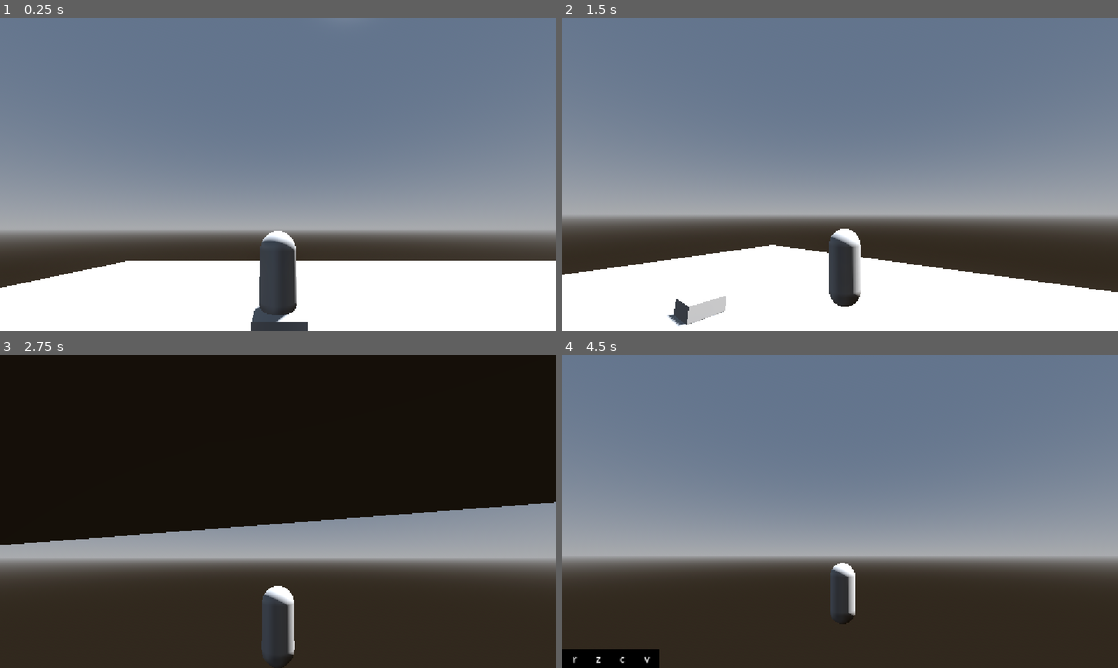
Above: before the commit, frames 1-4 (two rows, left to right).
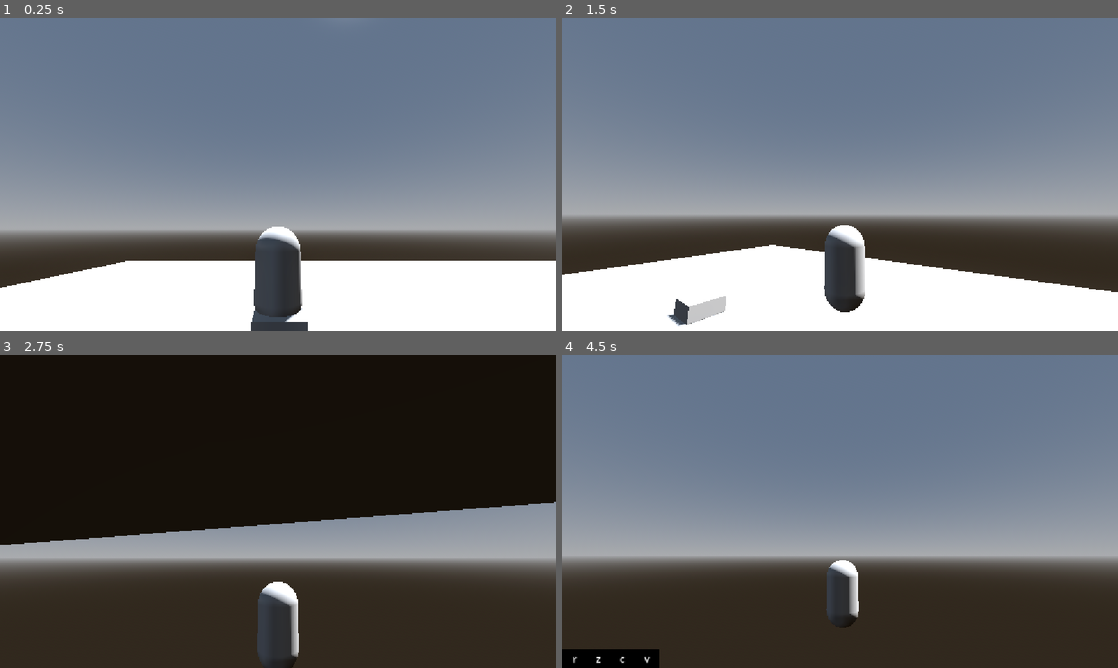
Above: after the commit, the same moments.

Repository: Elden913/noegnud
Game: Godot game, scene res://scenes/input_testing.tscn
Same seed, same stepped clock (60 frames per second), same inputs: the game is played once before the commit and once after it.
Inputs (mouse positions are in pixels of both pictures, inside the frame that each line leads up to):
- Up to frame 1 (0.25 s): no input
- Up to frame 2 (1.5 s): tap Enter at 0.5 s; move the mouse to (962, 158) at 0.52 s; hold D (player_right) 0.53-1.28 s; click (962, 158) at 0.6 s; tap Space (player_jump) at 0.77 s; move the mouse to (812, 174) at 1.27 s; hold W (player_forward) from 1.28 s (still down); click (812, 174) at 1.35 s
- Up to frame 3 (2.75 s): keep holding W (player_forward); tap Space (player_jump) at 1.52 s; move the mouse to (289, 505) at 2.02 s; tap Shift (player_dash) at 2.1 s; click (289, 505) at 2.3 s
- Up to frame 4 (4.5 s): keep holding W (player_forward); move the mouse to (834, 517) at 2.77 s; tap Right (player_freefly) at 2.85 s; tap Space (player_jump) at 3.02, 3.5, 3.77 s; click (834, 517) at 3.05 s; move the mouse to (878, 514) at 3.52 s; hold 1 3.53-4.28 s; click (878, 514) at 3.8 s; tap Enter at 4.25 s; move the mouse to (795, 508) at 4.27 s; tap 2 at 4.35 s

The runs differ from the first frame. In frame 1, 0.8% of the frame differs, in the area x 45-55%, y 66-98%; in frame 2, 0.8%, in the area x 47-55%, y 66-94%; in frame 3, 0.7%; in frame 4, 0.5%.
Error before the commit: Out of bounds get index '1' (on base: 'Array[SpellResource]') (res://scripts/player.gd:283)
Error after the commit: Out of bounds get index '1' (on base: 'Array[SpellResource]') (res://scripts/player.gd:289)

Commit message:
ai improvement

Diff:
--- /dev/null
+++ b/aiatk1.tscn
@@ -0,0 +1,36 @@
+[gd_scene format=3 uid="uid://bjy1w6tf6rw0s"]
+
+[ext_resource type="Script" uid="uid://cuo6j365a3j4i" path="res://enemyattack.gd" id="1_wg6he"]
+
+[sub_resource type="BoxShape3D" id="BoxShape3D_28m0y"]
+size = Vector3(10, 1, 10)
+
+[sub_resource type="StandardMaterial3D" id="StandardMaterial3D_fwe26"]
+transparency = 1
+albedo_color = Color(1, 0, 0, 0.22352941)
+
+[sub_resource type="BoxMesh" id="BoxMesh_ohbbn"]
+material = SubResource("StandardMaterial3D_fwe26")
+size = Vector3(10, 1, 10)
+
+[node name="aiatk1" type="CSGBox3D" unique_id=1031454439]
+transform = Transform3D(-1, 0, 8.742278e-08, 0, 1, 0, -8.742278e-08, 0, -1, 0, 0, 0)
+script = ExtResource("1_wg6he")
+
+[node name="Area3D" type="Area3D" parent="." unique_id=1007130730]
+collision_mask = 2
+
+[node name="CollisionShape3D" type="CollisionShape3D" parent="Area3D" unique_id=783357025]
+transform = Transform3D(1, 0, 0, 0, 1, 0, 0, 0, 1, 0, 0, -5)
+shape = SubResource("BoxShape3D_28m0y")
+debug_color = Color(0.99744016, 0, 0.17579108, 0.41960785)
+
+[node name="MeshInstance3D" type="MeshInstance3D" parent="Area3D" unique_id=130840256]
+transform = Transform3D(1, 0, 0, 0, 1, 0, 0, 0, 1, 0, 0, -5)
+mesh = SubResource("BoxMesh_ohbbn")
+
+[node name="Timer" type="Timer" parent="." unique_id=669917516]
+one_shot = true
+
+[connection signal="body_entered" from="Area3D" to="." method="_on_area_3d_body_entered"]
+[connection signal="timeout" from="Timer" to="." method="_on_timer_timeout"]
--- /dev/null
+++ b/enemyattack.gd
@@ -0,0 +1,20 @@
+extends CSGBox3D
+@export var damage:float = 20.0
+@onready var timer: Timer = $Timer
+
+# Called when the node enters the scene tree for the first time.
+func _ready() -> void:
+	timer.start()
+
+
+# Called every frame. 'delta' is the elapsed time since the previous frame.
+func _process(delta: float) -> void:
+	pass
+
+
+func _on_area_3d_body_entered(body: Node3D) -> void:
+	body.take_damage(damage)
+
+
+func _on_timer_timeout() -> void:
+	queue_free()
--- a/enemytest.tscn
+++ b/enemytest.tscn
@@ -50,7 +50,6 @@
 
 [node name="melee_enemy_test1" parent="." unique_id=798760047 instance=ExtResource("1_3a0kg")]
 transform = Transform3D(1, 0, 0, 0, 1, 0, 0, 0, 1, 0, 3.6595879, 0)
-SPEED = 2.5
 
 [node name="Player" parent="." unique_id=168906038 instance=ExtResource("2_4i8o7")]
 transform = Transform3D(1, 0, 0, 0, 1, 0, 0, 0, 1, 0, 3.3677006, -48.10457)
--- a/scenes/AI/basicmeleeai.tscn
+++ b/scenes/AI/basicmeleeai.tscn
@@ -1,6 +1,7 @@
 [gd_scene format=3 uid="uid://v3uoi5xv4jhe"]
 
 [ext_resource type="Script" uid="uid://dcortfipcy1yr" path="res://scripts/basicmeleeai.gd" id="1_0p5vc"]
+[ext_resource type="PackedScene" uid="uid://bjy1w6tf6rw0s" path="res://aiatk1.tscn" id="2_tm36g"]
 
 [sub_resource type="BoxShape3D" id="BoxShape3D_28m0y"]
 
@@ -34,9 +35,19 @@
 [sub_resource type="StyleBoxFlat" id="StyleBoxFlat_fwe26"]
 bg_color = Color(1, 1, 1, 1)
 
+[sub_resource type="StandardMaterial3D" id="StandardMaterial3D_fwe26"]
+
+[sub_resource type="BoxMesh" id="BoxMesh_ohbbn"]
+material = SubResource("StandardMaterial3D_fwe26")
+size = Vector3(0.5, 0.5, 1)
+
+[sub_resource type="BoxShape3D" id="BoxShape3D_fwe26"]
+size = Vector3(20, 5, 20)
+
 [node name="basicmeleeai" type="CharacterBody3D" unique_id=798760047]
 collision_layer = 5
 script = ExtResource("1_0p5vc")
+attacks = Array[PackedScene]([ExtResource("2_tm36g")])
 
 [node name="NavigationAgent3D" type="NavigationAgent3D" parent="." unique_id=475825548]
 avoidance_enabled = true
@@ -47,6 +58,7 @@
 shape = SubResource("BoxShape3D_28m0y")
 
 [node name="Mesh" type="MeshInstance3D" parent="." unique_id=550464967]
+transform = Transform3D(-1, 0, -8.742278e-08, 0, 1, 0, 8.742278e-08, 0, -1, -4.371139e-09, 0, -0.1)
 mesh = SubResource("BoxMesh_28m0y")
 
 [node name="DetectionZone" type="Area3D" parent="." unique_id=1410973564]
@@ -94,5 +106,17 @@
 [node name="BrokenShieldTimer" type="Timer" parent="Misc" unique_id=191279435]
 one_shot = true
 
+[node name="front" type="MeshInstance3D" parent="." unique_id=2064277914]
+transform = Transform3D(-1, 0, -8.742278e-08, 0, 1, 0, 8.742278e-08, 0, -1, 4.371139e-09, 0, 0)
+mesh = SubResource("BoxMesh_ohbbn")
+
+[node name="FrontDetection" type="Area3D" parent="." unique_id=816411016]
+
+[node name="CollisionShape3D" type="CollisionShape3D" parent="FrontDetection" unique_id=72054793]
+transform = Transform3D(1, 0, 0, 0, 1, 0, 0, 0, 1, 0, 0, 9.844298)
+shape = SubResource("BoxShape3D_fwe26")
+
 [connection signal="body_entered" from="DetectionZone" to="." method="_on_area_3d_body_entered"]
 [connection signal="timeout" from="Misc/BrokenShieldTimer" to="." method="_on_broken_shield_timer_timeout"]
+[connection signal="body_entered" from="FrontDetection" to="." method="_on_front_detection_body_entered"]
+[connection signal="body_exited" from="FrontDetection" to="." method="_on_front_detection_body_exited"]
--- a/scenes/player.tscn
+++ b/scenes/player.tscn
@@ -4,11 +4,7 @@
 [ext_resource type="Script" uid="uid://c4s52ps0trl0j" path="res://scripts/spell_resource.gd" id="2_qhqgy"]
 [ext_resource type="Resource" uid="uid://b55nfnbwp3cea" path="res://resources/spells/basic_attack/basic_attack.tres" id="3_qhqgy"]
 
-[sub_resource type="ShaderMaterial" id="ShaderMaterial_2nlrq"]
-
-[sub_resource type="CapsuleMesh" id="CapsuleMesh_3vyb7"]
-radius = 0.4
-height = 1.8
+[sub_resource type="CapsuleMesh" id="CapsuleMesh_qhqgy"]
 
 [sub_resource type="CapsuleShape3D" id="CapsuleShape3D_iof21"]
 radius = 0.4
@@ -26,30 +22,11 @@
 collision_layer = 3
 script = ExtResource("1_ucva2")
 spells = Array[ExtResource("2_qhqgy")]([ExtResource("3_qhqgy")])
-health = null
-mana = null
-stamina = null
-can_move = null
-base_speed = null
-can_sprint = null
-sprint_speed = null
-has_gravity = null
-can_jump = null
-jump_velocity = null
-dash_speed = null
-dash_duration = null
-dash_cooldown = null
-can_freefly = null
-freefly_speed = null
-look_speed = null
-far_distance = null
 camera_follow_speed = 15.0
-camera_rotation_speed = null
 
 [node name="Mesh" type="MeshInstance3D" parent="." unique_id=1243546611]
 transform = Transform3D(-1, 0, -1.509958e-07, 0, 1, 0, 1.509958e-07, 0, -1, 0, 0.9, 0)
-material_override = SubResource("ShaderMaterial_2nlrq")
-mesh = SubResource("CapsuleMesh_3vyb7")
+mesh = SubResource("CapsuleMesh_qhqgy")
 
 [node name="Collider" type="CollisionShape3D" parent="." unique_id=1963282280]
 transform = Transform3D(1, 0, 0, 0, 1, 0, 0, 0, 1, 0, 0.9, 0)
@@ -75,3 +52,5 @@
 
 [node name="MultiplayerSynchronizer" type="MultiplayerSynchronizer" parent="." unique_id=754435816]
 replication_config = SubResource("SceneReplicationConfig_qhqgy")
+
+[node name="Misc" type="Node" parent="." unique_id=640163325]
--- a/scripts/basicmeleeai.gd
+++ b/scripts/basicmeleeai.gd
@@ -21,6 +21,8 @@
 var target:Node3D
 var timer:float = 0.0
 var shield_broken:bool = false
+var is_alive = true
+var player_in_front:Array = []
 
 func _ready() -> void:
 	current_shield_val = shield_val
@@ -31,25 +33,25 @@
 	pass
 
 func _physics_process(delta: float) -> void:
-	if has_target:
-		if global_position.distance_squared_to(target.global_position) <= 400:
-			attack_sequence(target, delta)
-		nav.target_position =  targets[0].global_position
-		var next_path_pos := nav.get_next_path_position()
-		var dir := global_position.direction_to(next_path_pos)
-		velocity = SPEED * dir
+	if is_alive:
+		if has_target:
+			if global_position.distance_squared_to(target.global_position) <= 400:
+				attack_sequence(target, delta)
+			nav.target_position =  targets[0].global_position
+			var next_path_pos := nav.get_next_path_position()
+			var dir := global_position.direction_to(next_path_pos)
+			velocity = SPEED * dir
 
-		if nav.is_navigation_finished():
-			if targets.is_empty():
-				has_target = false
-				bars.transparency = 1
-				velocity = Vector3.ZERO
+			if nav.is_navigation_finished():
+				if targets.is_empty():
+					has_target = false
+					bars.transparency = 1
+					velocity = Vector3.ZERO
 
-		var rotation_speed:float = 4.0
-		var target_rotation := dir.signed_angle_to(Vector3.MODEL_FRONT, Vector3.DOWN)
-		rotation.y = rotate_toward(rotation.y, target_rotation, delta * rotation_speed)
-	move_and_slide()
-	pass
+			var rotation_speed:float = 4.0
+			var target_rotation := dir.signed_angle_to(Vector3.MODEL_FRONT, Vector3.DOWN)
+			rotation.y = rotate_toward(rotation.y, target_rotation, delta * rotation_speed)
+		move_and_slide()
 
 func attack_sequence(target:Node3D, delta:float)->void:
 	if timer <= 0:
@@ -57,10 +59,18 @@
 		if attacks.is_empty():
 			print("tried attacking, no attacks found")
 		else:
-			var attack = attacks.pick_random().instantiate()
-			targets.push_back(targets.pop_front())
-			target = targets[0]
-		timer = randf_range(cooldown_min, cooldown_max)
+			if player_in_front.has(target):
+				print("attacked player")
+				var attack = attacks.pick_random().instantiate()
+				add_child(attack)
+				attack.global_position = global_position
+				targets.push_back(targets.pop_front())
+				target = targets[0]
+				timer = randf_range(cooldown_min, cooldown_max)
+			else:
+				print("selecting new target")
+				targets.push_back(targets.pop_front())
+				target = targets[0]
 	else: timer -= delta
 	pass
 
@@ -78,6 +88,9 @@
 		current_health = clampf(current_health - (amt*0.75), 0, 100)
 	else:
 		current_health = clampf(current_health - (amt*2), 0, 100)
+	if current_health == 0:
+		is_alive = false
+		bars.transparency = 1
 	update_bars()
 	pass
 
@@ -98,7 +111,7 @@
 	current_shield_val = shield_val
 	var bar_tween = create_tween()
 	bar_tween.set_trans(Tween.TRANS_LINEAR)
-	bar_tween.tween_property(shield_bar, "value", 0, broken_shield_timer.wait_time-0.01)
+	bar_tween.tween_property(shield_bar, "value", 0, broken_shield_timer.wait_time-0.001)
 
 func update_bars()->void:
 	shield_bar.value = (current_shield_val/shield_val) * 100
@@ -111,3 +124,9 @@
 	current_shield_val = shield_val
 	update_bars()
 	shield_bar.modulate = Color.WHITE
+
+func _on_front_detection_body_entered(body: Node3D) -> void:
+	player_in_front.append(body)
+
+func _on_front_detection_body_exited(body: Node3D) -> void:
+	player_in_front.erase(body)
--- a/scripts/player.gd
+++ b/scripts/player.gd
@@ -12,8 +12,11 @@
 
 @export_group("combat")
 @export var health:float = 100.0
+var current_health:float
 @export var mana:float = 100.0
+var current_mana:float
 @export var stamina:float = 100.0
+var current_stamina:float
 
 @export_group("Movement")
 ## Can we move around?
@@ -90,6 +93,9 @@
 	look_rotation.y = rotation.y
 	look_rotation.x = fake_head.rotation.x
 	head.reparent.call_deferred(get_tree().current_scene)
+	current_health = health
+	current_mana = mana
+	current_stamina = stamina
 
 
 func _unhandled_input(event: InputEvent) -> void:
@@ -295,6 +301,7 @@
 	SignalBus.spell_cast_inputs.emit(current_spell.inputs)
 
 func cast_spell():
+	take_damage(1)
 	spell_scene.cast_please()
 	spell_scene.reparent(get_tree().current_scene)
 	spell_ready = false
@@ -310,3 +317,7 @@
 	spell_scene = null
 	spell_inputs.clear()
 	SignalBus.spell_uncast.emit()
+
+func take_damage(amt:float):
+	print("player hit ", amt)
+	current_health = clampf(current_health-amt, 0, 100)
Not shown, added: enemyattack.gd.uid
